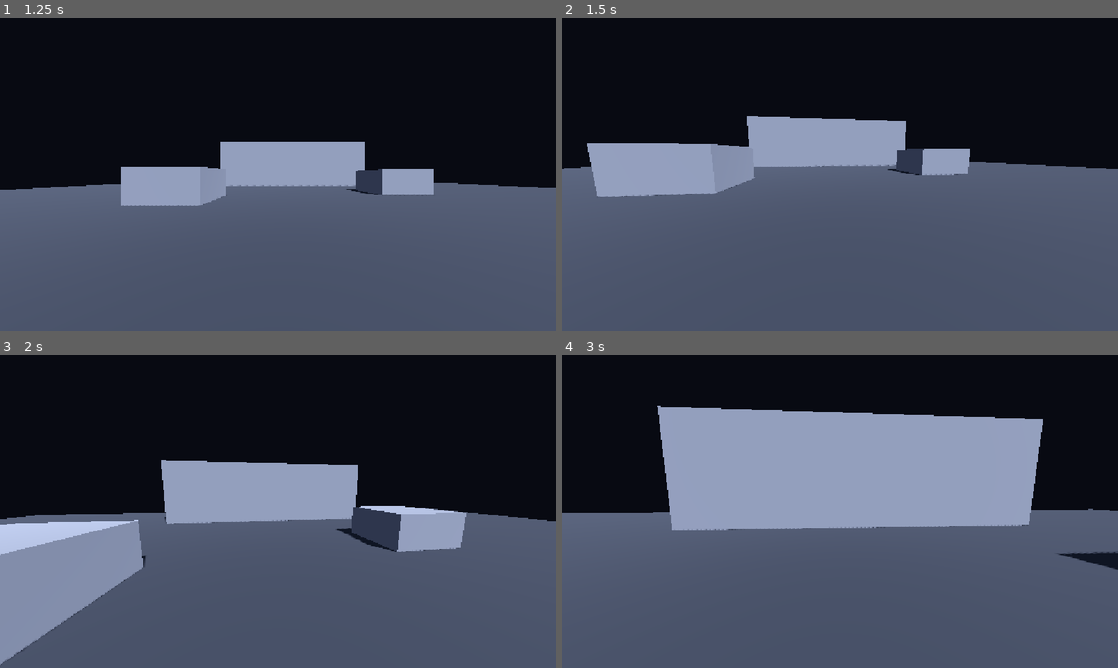
Above: before the commit, frames 1-4 (two rows, left to right).
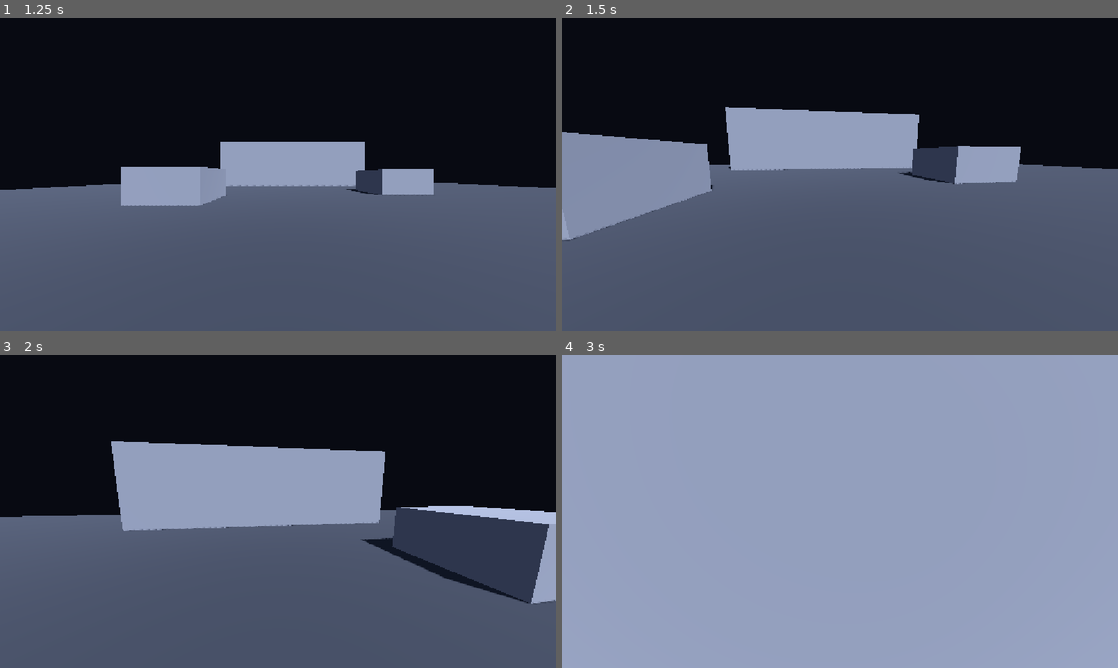
Above: after the commit, the same moments.

Repository: kyaminq-ui/Strata_FPS
Game: Godot game, scene res://game/main.tscn
Two runs of this game, one before a commit and one after it. Both use one fixed random seed, a clock stepped at 60 frames per second and the inputs below.
Inputs (mouse positions are in pixels of both pictures, inside the frame that each line leads up to):
- Up to frame 1 (1.25 s): click "Solo" at 0.5 s
- Up to frame 2 (1.5 s): tap Enter at 1.25 s; move the mouse to (867, 174) at 1.27 s; hold W (move_forward) from 1.28 s (still down); tap Shift (dash, bound only after the commit) at 1.35 s; click (867, 174) at 1.42 s
- Up to frame 3 (2 s): keep holding W (move_forward); tap Space (jump) at 1.52, 1.82 s
- Up to frame 4 (3 s): keep holding W (move_forward); move the mouse to (812, 511) at 2.02 s; tap Shift (dash, bound only after the commit) at 2.1, 2.85 s; tap Space (jump) at 2.27, 2.57 s; move the mouse to (851, 505) at 2.77 s

Frame 1 is identical in both runs. In frame 2, 7.6% of the frame differs, in the area x 0-98%, y 28-72%; in frame 3, 21%; in frame 4, 75%, in the area x 0-100%, y 0-100%.

Commit message:
Layer D: dash with cooldown, replicated host/client
Co-Authored-By: Claude Sonnet 5 <noreply@anthropic.com>

Diff:
--- a/game/player/movement_config.gd
+++ b/game/player/movement_config.gd
@@ -15,6 +15,11 @@
 @export var coyote_time: float = 0.12
 @export var jump_buffer_time: float = 0.12
 
+@export_group("Couche D - Dash")
+@export var dash_distance: float = 6.0
+@export var dash_duration: float = 0.18
+@export var dash_cooldown: float = 0.8
+
 @export_group("Regard")
 @export var mouse_sensitivity: float = 0.0022
 @export var max_pitch_degrees: float = 89.0
--- a/game/player/player.gd
+++ b/game/player/player.gd
@@ -18,6 +18,9 @@
 
 var _coyote_left := 0.0
 var _jump_buffer_left := 0.0
+var _dash_left := 0.0
+var _dash_cooldown_left := 0.0
+var _dash_dir := Vector3.ZERO
 
 @onready var _head: Node3D = $Head
 @onready var _camera: Camera3D = $Head/Camera3D
@@ -71,6 +74,23 @@
 	var input := Input.get_vector("move_left", "move_right", "move_forward", "move_back")
 	var wish_dir := (global_basis * Vector3(input.x, 0.0, input.y)).normalized()
 
+	_dash_cooldown_left = maxf(_dash_cooldown_left - delta, 0.0)
+	if Input.is_action_just_pressed("dash") and _dash_cooldown_left <= 0.0:
+		_start_dash(wish_dir)
+
+	if _dash_left > 0.0:
+		_update_dash(delta)
+	else:
+		_update_walk(delta, wish_dir)
+
+	move_and_slide()
+
+	net_position = global_position
+	net_yaw = rotation.y
+	net_pitch = _head.rotation.x
+
+
+func _update_walk(delta: float, wish_dir: Vector3) -> void:
 	if not is_on_floor():
 		velocity.y -= config.gravity * delta
 	_update_jump(delta)
@@ -84,11 +104,21 @@
 	velocity.x = horizontal.x
 	velocity.z = horizontal.y
 
-	move_and_slide()
 
-	net_position = global_position
-	net_yaw = rotation.y
-	net_pitch = _head.rotation.x
+## Impulsion horizontale courte, au sol ou en l'air. Sans direction voulue : vers l'avant.
+func _start_dash(wish_dir: Vector3) -> void:
+	_dash_dir = wish_dir if wish_dir != Vector3.ZERO else -global_basis.z
+	_dash_dir.y = 0.0
+	_dash_dir = _dash_dir.normalized()
+	_dash_left = config.dash_duration
+	_dash_cooldown_left = config.dash_cooldown
+
+
+func _update_dash(delta: float) -> void:
+	_dash_left -= delta
+	velocity = _dash_dir * (config.dash_distance / config.dash_duration)
+	if _dash_left <= 0.0:
+		velocity = _dash_dir * config.walk_speed
 
 
 func _update_jump(delta: float) -> void:
--- a/project.godot
+++ b/project.godot
@@ -57,6 +57,11 @@
 "events": [Object(InputEventKey,"resource_local_to_scene":false,"resource_name":"","device":-1,"window_id":0,"alt_press …(191 unchanged characters)…
 }
 
+dash={
+"deadzone": 0.2,
+"events": [Object(InputEventKey,"resource_local_to_scene":false,"resource_name":"","device":-1,"window_id":0,"alt_pressed":false,"shift_pressed":false,"ctrl_pressed":false,"meta_pressed":false,"pressed":false,"keycode":0,"physical_keycode":4194325,"key_label":0,"unicode":0,"location":0,"echo":false,"script":null)]
+}
+
 [physics]
 
 3d/physics_engine="Jolt Physics"
--- a/tests/net_probe.gd
+++ b/tests/net_probe.gd
@@ -28,8 +28,10 @@
 		quit()
 	if _walking and fmod(_elapsed, 1.0) < delta:
 		Input.action_press("jump")
+		Input.action_press("dash")
 	elif _walking:
 		Input.action_release("jump")
+		Input.action_release("dash")
 	return false
 
 
Not shown, changed: docs/MOVEMENT_METRICS.md
Not shown, changed: docs/TASKS.md
